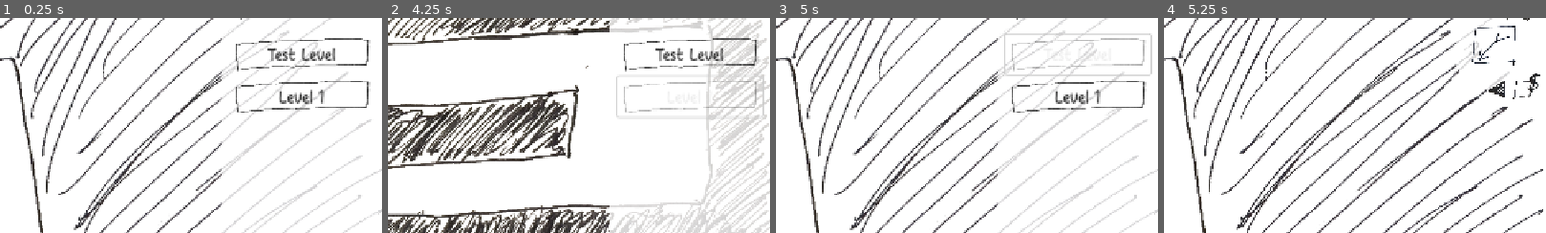
Above: before the commit, frames 1-4 (left to right).
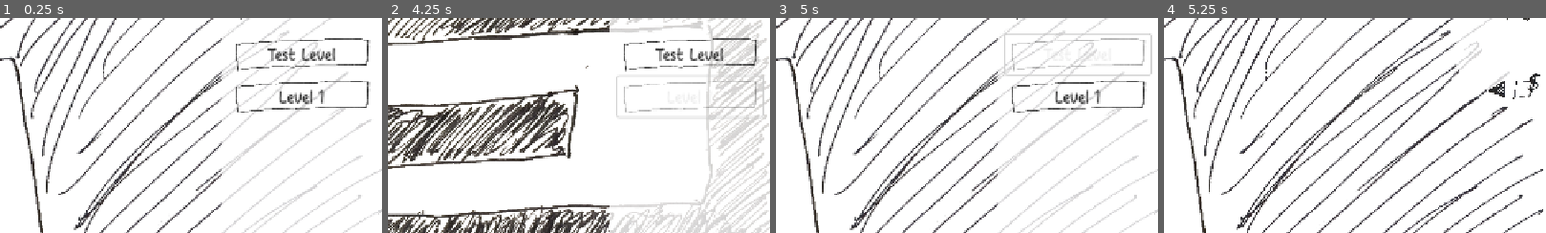
Above: after the commit, the same moments.

Repository: OzuYatamutsu/notebook-tower-defense
Game: Godot game, scene res://levels/MapSelect.tscn
Two runs of this game, one before a commit and one after it. Both use one fixed random seed, a clock stepped at 60 frames per second and the inputs below.
Inputs:
- Up to frame 1 (0.25 s): no input
- Up to frame 2 (4.25 s): click "Level 1" at 0.5 s; click "Test Level" at 1.25 s; click "Level 1" at 2 s; click "Test Level" at 2.75 s; click "Level 1" at 3.5 s
- Up to frame 3 (5 s): click "Test Level" at 4.25 s
- Up to frame 4 (5.25 s): click "Load map" at 5 s
The pictures show only the part of the screen within x 50-100%, y 6-56%; the shares and areas given below are measured in that part.

Frames 1-3 are identical in both runs. In frame 4, 0.3% of the frame differs, in the area x 80-92%, y 3-23%.

Commit message:
Fix selected tower meter erroroneously showing a tower not selected on start

Diff:
--- a/components/selected_tower_meter.gd
+++ b/components/selected_tower_meter.gd
@@ -3,6 +3,9 @@
 
 @onready var SelectedTowerSprite = $Sprite
 
+func _ready() -> void:
+    SelectedTowerSprite.texture = null
+
 func update_sprite() -> void:
     SelectedTowerSprite.texture = \
         GameState.TOWER_PLACEMENT_SHADOW.TOWER_TO_PLACE\
